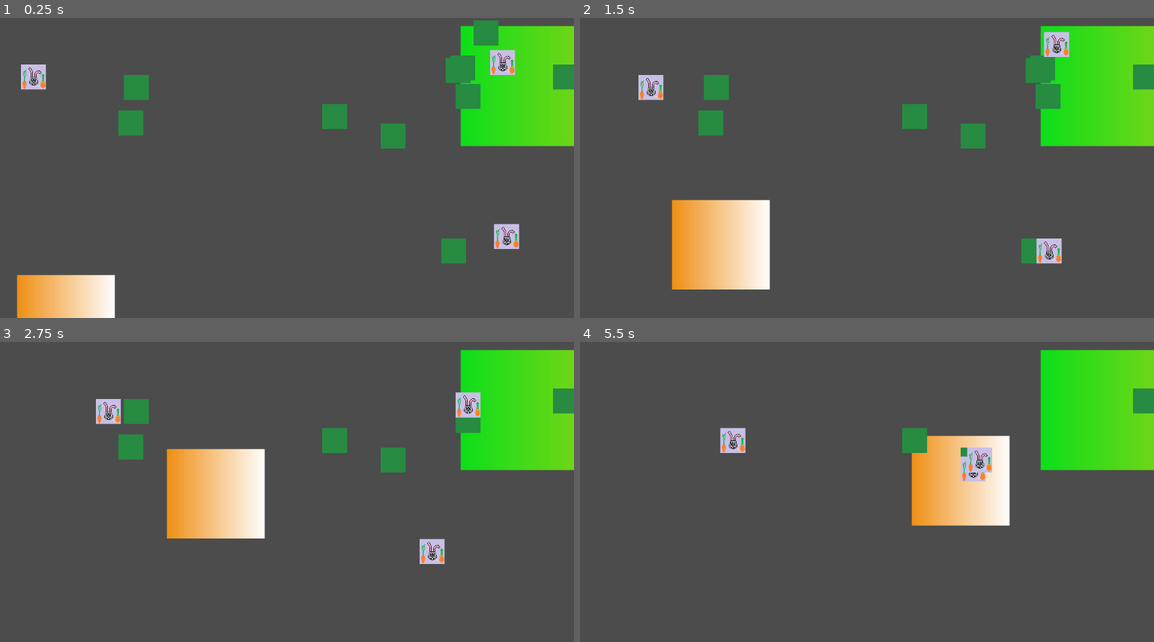
Above: before the commit, frames 1-4 (two rows, left to right).
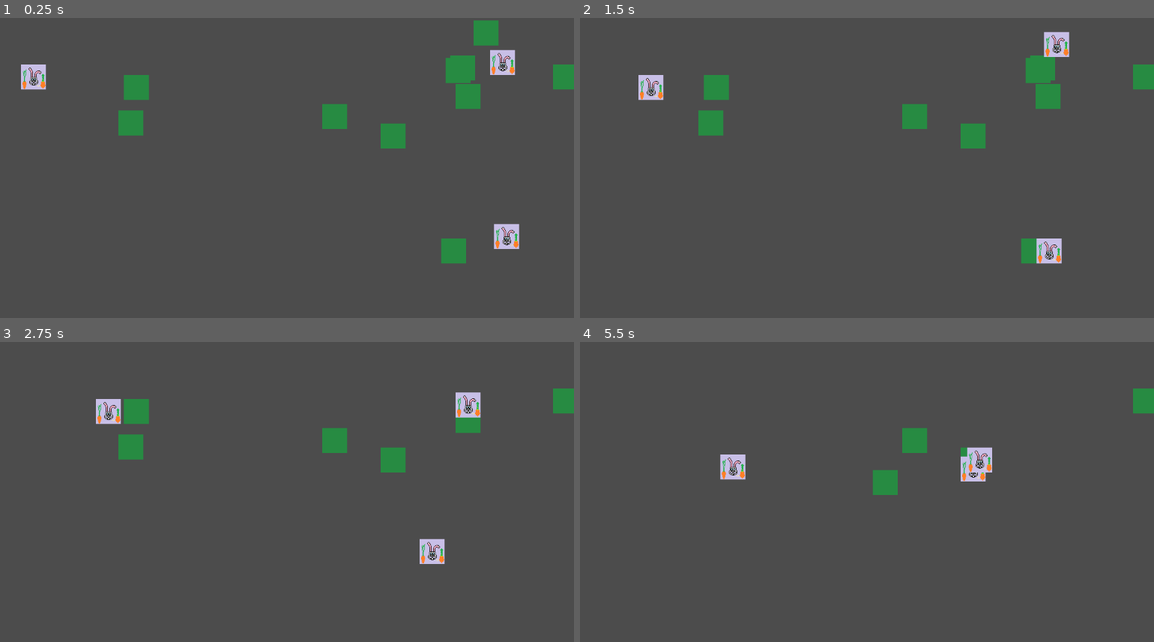
Above: after the commit, the same moments.

Repository: Unrimah/petri_cup
Game: Godot game, scene res://Node2D.tscn
Same seed, same stepped clock (60 frames per second), same inputs: the game is played once before the commit and once after it.
Inputs:
- Up to frame 1 (0.25 s): no input
- Up to frame 2 (1.5 s): no input
- Up to frame 3 (2.75 s): no input
- Up to frame 4 (5.5 s): no input

The runs differ from the first frame. In frame 1, 9.0% of the frame differs, in the area x 2-100%, y 2-100%; in frame 2, 12%; in frame 3, 12%; in frame 4, 13%, in the area x 24-100%, y 2-62%.

Commit message:
Cleaned scene, tuned grass respawn

Diff:
--- a/Node2D.gd
+++ b/Node2D.gd
@@ -2,15 +2,18 @@
 
 const NUM_GRASS = 10
 const NUM_RABBITS = 3
-# Declare member variables here. Examples:
-# var a = 2
-# var b = "text"
+const GRASS_DELAY = 200
+
+var grass_scene = preload("res://GrassBody2D.tscn")
+var rabbit_scene = preload("res://RabbitBody2D.tscn")
+
+var grass_counter
 
 # Called when the node enters the scene tree for the first time.
 func _ready():
 	randomize()
-	var grass_scene = preload("res://GrassBody2D.tscn")
-	var rabbit_scene = preload("res://RabbitBody2D.tscn")
+
+	grass_counter = 0
 
 	for i in NUM_GRASS:
 		var grass_node = grass_scene.instance()
@@ -26,14 +29,13 @@
 		rabbit_node.add_to_group("rabbits")
 		add_child(rabbit_node)
 
-#	_position_rab_and_grow()
-
-
-func _position_rab_and_grow():
-#	var posX = randi() % 1366
-#	var posY = randi() % 768
-	get_node("KrolikVashyMat").set_place(randi() % 1200, randi() % 600)
-	get_node("TRAVAblin").set_place(randi() % 1200, randi() % 600)
 # Called every frame. 'delta' is the elapsed time since the previous frame.
-#func _process(delta):
-#	pass
+func _process(delta):
+	grass_counter += 1
+	if grass_counter >= GRASS_DELAY:
+		grass_counter = 0
+		var grass_node = grass_scene.instance()
+		grass_node.position.x = randi() % 1200
+		grass_node.position.y = randi() % 600
+		grass_node.add_to_group("grass")
+		add_child(grass_node)
--- a/Node2D.tscn
+++ b/Node2D.tscn
@@ -1,61 +1,6 @@
-[gd_scene load_steps=12 format=2]
+[gd_scene load_steps=2 format=2]
 
 [ext_resource path="res://Node2D.gd" type="Script" id=1]
-[ext_resource path="res://RigidBody2D.gd" type="Script" id=2]
-[ext_resource path="res://TRAVAblin.gd" type="Script" id=3]
-
-[sub_resource type="PhysicsMaterial" id=1]
-bounce = 2.0
-
-[sub_resource type="Gradient" id=2]
-colors = PoolColorArray( 0.937255, 0.560784, 0.0784314, 1, 1, 1, 1, 1 )
-
-[sub_resource type="GradientTexture" id=3]
-gradient = SubResource( 2 )
-
-[sub_resource type="CircleShape2D" id=4]
-radius = 57.571
-
-[sub_resource type="PhysicsMaterial" id=5]
-
-[sub_resource type="Gradient" id=6]
-colors = PoolColorArray( 0.0509804, 0.87451, 0.101961, 1, 0.694118, 0.819608, 0.0823529, 1 )
-
-[sub_resource type="GradientTexture" id=7]
-gradient = SubResource( 6 )
-
-[sub_resource type="RectangleShape2D" id=8]
-extents = Vector2( 180.919, 115.792 )
 
 [node name="Main_node2d" type="Node2D"]
 script = ExtResource( 1 )
-
-[node name="KrolikVashyMat" type="RigidBody2D" parent="."]
-position = Vector2( 133.869, 641.029 )
-physics_material_override = SubResource( 1 )
-script = ExtResource( 2 )
-
-[node name="Sprite" type="Sprite" parent="KrolikVashyMat"]
-position = Vector2( 19.0107, -7.35147 )
-scale = Vector2( 0.0959104, 179.469 )
-texture = SubResource( 3 )
-
-[node name="CollisionShape2D" type="CollisionShape2D" parent="KrolikVashyMat"]
-visible = false
-position = Vector2( 49.2819, -4.92804 )
-shape = SubResource( 4 )
-
-[node name="TRAVAblin" type="StaticBody2D" parent="."]
-position = Vector2( 1021.04, 284.689 )
-physics_material_override = SubResource( 5 )
-script = ExtResource( 3 )
-
-[node name="Sprite" type="Sprite" parent="TRAVAblin"]
-position = Vector2( 143.448, -148.8 )
-scale = Vector2( 0.186654, 239.426 )
-texture = SubResource( 7 )
-
-[node name="CollisionShape2D" type="CollisionShape2D" parent="TRAVAblin"]
-position = Vector2( 134.552, -129.873 )
-shape = SubResource( 8 )
-disabled = true
--- a/RabbitBody2D.gd
+++ b/RabbitBody2D.gd
@@ -11,7 +11,7 @@
 }
 
 var health
-onready var TARGET = get_node("../TRAVAblin").position
+#onready var TARGET = get_node("../TRAVAblin").position
 
 # Called when the node enters the scene tree for the first time.
 func _ready():
@@ -35,6 +35,7 @@
 	var grass_list = get_tree().get_nodes_in_group("grass")
 	var distance = SEARCH_RANGE
 	var direction
+	var TARGET
 	for grass in grass_list:
 		var grass_distance = self.position.distance_to(grass.position)
 		if distance > grass_distance:
